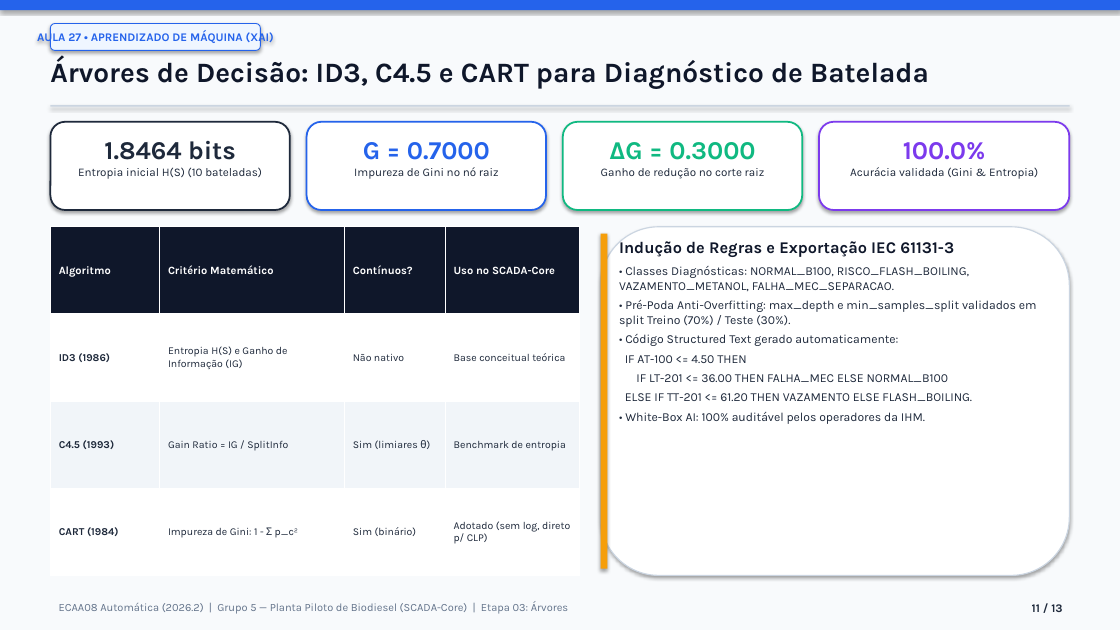
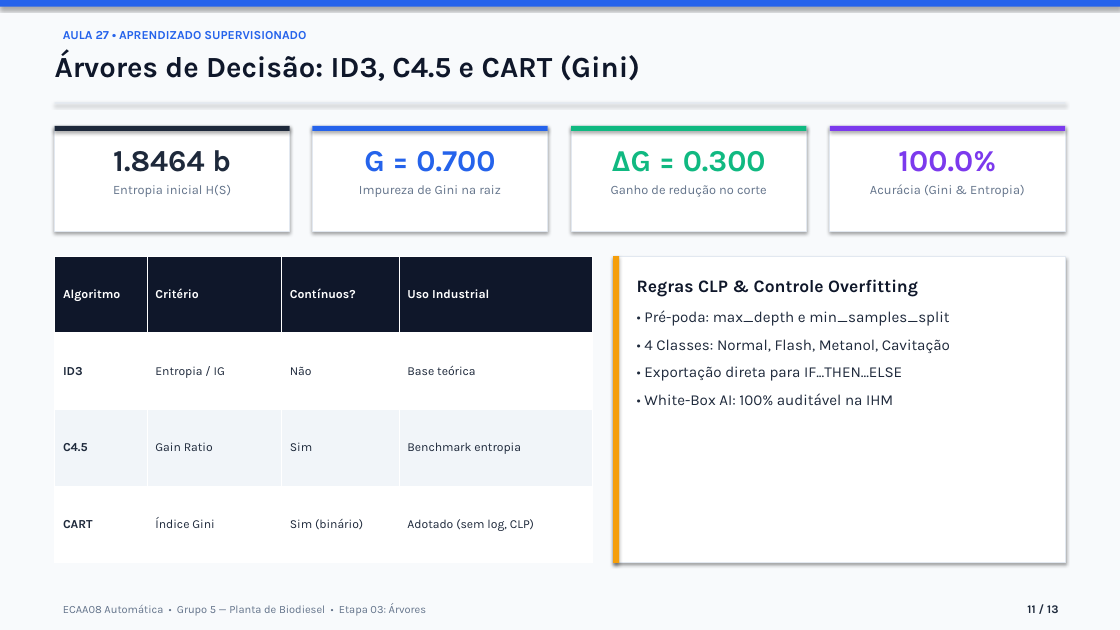
Before and after one commit to igorfantucci/Aula-Automatica---GRUPO-5, a slide deck: slide 11 of etapa-03-arvores/apresentacao_etapa_03.pptx. Drawn at 1120x630 pixels with LibreOffice and Linux fonts; fonts in the diff are those of the drawing. Boxes give left, top, right and bottom in pixels: in the first picture for what was removed or moved away, otherwise in the second. Text is boxed around its words. In the diff, an @@ line names an element or a change of style, - is before the commit and + after.

```diff
--- a/etapa-03-arvores/apresentacao_etapa_03.pptx
+++ b/etapa-03-arvores/apresentacao_etapa_03.pptx
@@ text "AULA 27 • APRENDIZADO SUPERVISIONADO": place and size @@
-text "AULA 27 • APRENDIZADO SUPERVISIONADO" at box(50, 24, 260, 50)
+text "AULA 27 • APRENDIZADO SUPERVISIONADO" at box(63, 31, 306, 39)
@@ text "AULA 27 • APRENDIZADO SUPERVISIONADO" at box(63, 31, 306, 39): vertical alignment middle to top; fill #EFF6FF to none; outline #2563EB 0.75 pt to none; shadow off @@
@@ text at box(55, 51, 640, 81): text changed; size 24 to 25 pt @@
-Árvores de Decisão: ID3, C4.5 e CART para Diagnóstico de Batelada
+Árvores de Decisão: ID3, C4.5 e CART (Gini)
@@ text at box(63, 31, 306, 39): text changed; size 10 to 10.5 pt @@
-AULA 27 • APRENDIZADO DE MÁQUINA (XAI)
+AULA 27 • APRENDIZADO SUPERVISIONADO
@@ rectangle: place and size @@
-rectangle at box(50, 105, 1070, 107)
+rectangle at box(55, 103, 1065, 103)
@@ rectangle at box(55, 103, 1065, 103): fill #CBD5E1 to #E2E8F0 @@
@@ rectangle: place and size @@
-rectangle at box(50, 122, 290, 210)
+rectangle at box(55, 126, 290, 231)
@@ rectangle at box(55, 126, 290, 231): rounded rectangle to rectangle; outline #1E293B 1.5 pt to #E2E8F0 0.75 pt @@
@@ rectangle added at box(55, 126, 290, 131), fill #1E293B @@
@@ rounded rectangle removed at box(307, 122, 546, 210) @@
@@ rectangle added at box(313, 126, 548, 231), fill #FFFFFF, outline #E2E8F0 0.75 pt @@
@@ rectangle added at box(313, 126, 548, 131), fill #2563EB @@
@@ rounded rectangle removed at box(563, 122, 802, 210) @@
@@ rectangle added at box(571, 126, 807, 231), fill #FFFFFF, outline #E2E8F0 0.75 pt @@
@@ rectangle added at box(571, 126, 807, 131), fill #10B981 @@
@@ rounded rectangle removed at box(819, 122, 1070, 210) @@
@@ rectangle added at box(830, 126, 1065, 231), fill #FFFFFF, outline #E2E8F0 0.75 pt @@
@@ rectangle added at box(830, 126, 1065, 131), fill #7C3AED @@
@@ text "100.0%": place and size @@
-text "100.0%" at box(850, 142, 1038, 179)
+text "100.0%" at box(870, 151, 1024, 197)
@@ text at box(113, 150, 231, 197): text changed; size 10 to 11 pt; text colour #1E293B to #64748B @@
-1.8464 bits
-Entropia inicial H(S) (10 bateladas)
+1.8464 b
+Entropia inicial H(S)
@@ text at box(359, 151, 501, 197): text changed; size 10 to 11 pt; text colour #1E293B to #64748B @@
-G = 0.7000
-Impureza de Gini no nó raiz
+G = 0.700
+Impureza de Gini na raiz
@@ text at box(611, 151, 767, 197): text changed; size 10 to 11 pt; text colour #1E293B to #64748B @@
-ΔG = 0.3000
-Ganho de redução no corte raiz
+ΔG = 0.300
+Ganho de redução no corte
@@ text at box(898, 151, 996, 172): size 22 to 26 pt in "100.0%" @@
@@ text at box(870, 184, 1024, 197): text changed; size 10 to 11 pt; text colour #1E293B to #64748B @@
-Acurácia validada (Gini & Entropia)
+Acurácia (Gini & Entropia)
@@ rounded rectangle removed at box(601, 227, 1070, 576) @@
@@ table at box(55, 256, 592, 563) @@
-row 1, column 2: Critério Matemático
+row 1, column 2: Critério
-row 1, column 4: Uso no SCADA-Core
+row 1, column 4: Uso Industrial
-row 2: ID3 (1986) | Entropia H(S) e Ganho de Informação (IG) | Não nativo | Base conceitual teórica
+row 2: ID3 | Entropia / IG | Não | Base teórica
-row 3: C4.5 (1993) | Gain Ratio = IG / SplitInfo | Sim (limiares θ) | Benchmark de entropia
+row 3: C4.5 | Gain Ratio | Sim | Benchmark entropia
-row 4: CART (1984) | Impureza de Gini: 1 - Σ p_c² | Sim (binário) | Adotado (sem log, direto p/ CLP)
+row 4: CART | Índice Gini | Sim (binário) | Adotado (sem log, CLP)
@@ size 9.5 to 10.5 pt in "Algoritmo", "Contínuos?" @@
@@ size 9 to 10.5 pt in "Sim (binário)" @@
@@ table: place and size @@
-table at box(50, 227, 580, 576)
+table at box(55, 256, 592, 563)
@@ rectangle: place and size @@
-rectangle at box(601, 234, 607, 569)
+rectangle at box(613, 256, 619, 563)
@@ rectangle added at box(613, 256, 1065, 563), fill #FFFFFF, outline #E2E8F0 0.75 pt @@
@@ text at box(637, 279, 950, 405): text changed; size 10.5 to 13 pt @@
-Indução de Regras e Exportação IEC 61131-3
-• Classes Diagnósticas: NORMAL_B100, RISCO_FLASH_BOILING, VAZAMENTO_METANOL, FALHA_MEC_SEPARACAO.
-• Pré-Poda Anti-Overfitting: max_depth e min_samples_split validados em split Treino (70%) / Teste (30%).
-• Código Structured Text gerado automaticamente:
-IF AT-100 <= 4.50 THEN
-IF LT-201 <= 36.00 THEN FALHA_MEC ELSE NORMAL_B100
-ELSE IF TT-201 <= 61.20 THEN VAZAMENTO ELSE FLASH_BOILING.
-• White-Box AI: 100% auditável pelos operadores da IHM.
+Regras CLP & Controle Overfitting
+• Pré-poda: max_depth e min_samples_split
+• 4 Classes: Normal, Flash, Metanol, Cavitação
+• Exportação direta para IF...THEN...ELSE
+• White-Box AI: 100% auditável na IHM
@@ text "11 / 13": place and size @@
-text "11 / 13" at box(1032, 604, 1062, 612)
+text "11 / 13" at box(1027, 605, 1058, 613)
@@ text at box(63, 603, 426, 616): text changed @@
-ECAA08 Automática (2026.2) | Grupo 5 — Planta Piloto de Biodiesel (SCADA-Core) | Etapa 03: Árvores
+ECAA08 Automática • Grupo 5 — Planta de Biodiesel • Etapa 03: Árvores
```
Also in this commit, not shown: 12 other slides changed, 1 other file.
